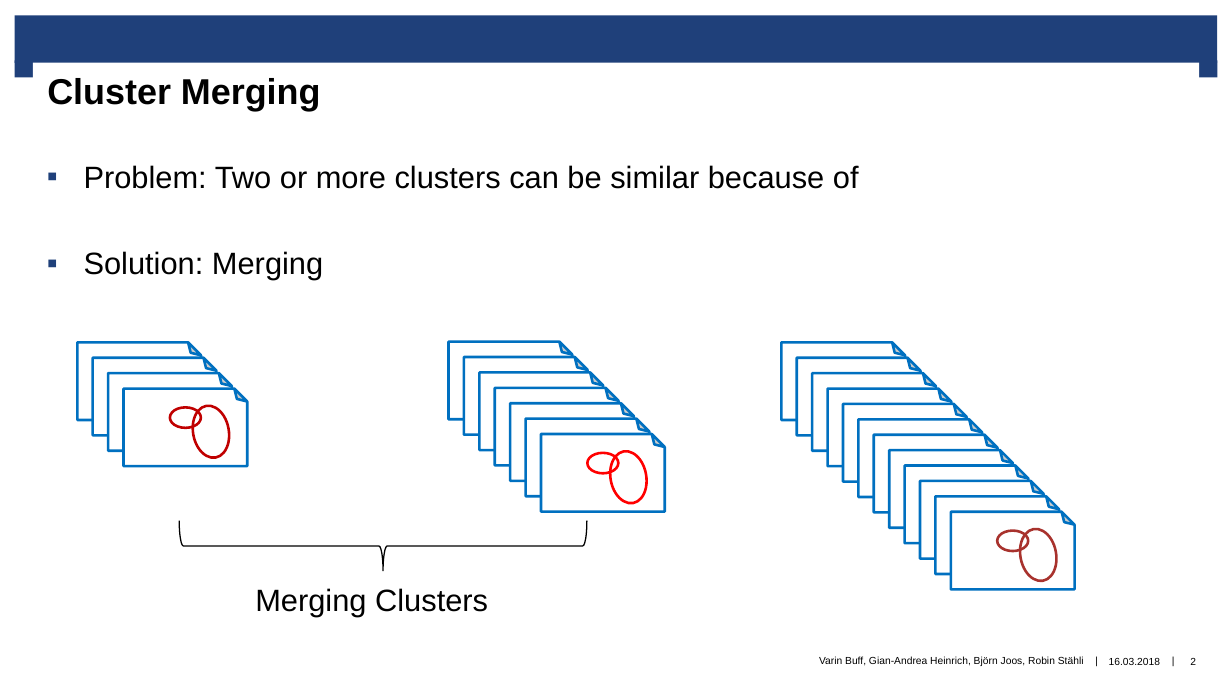
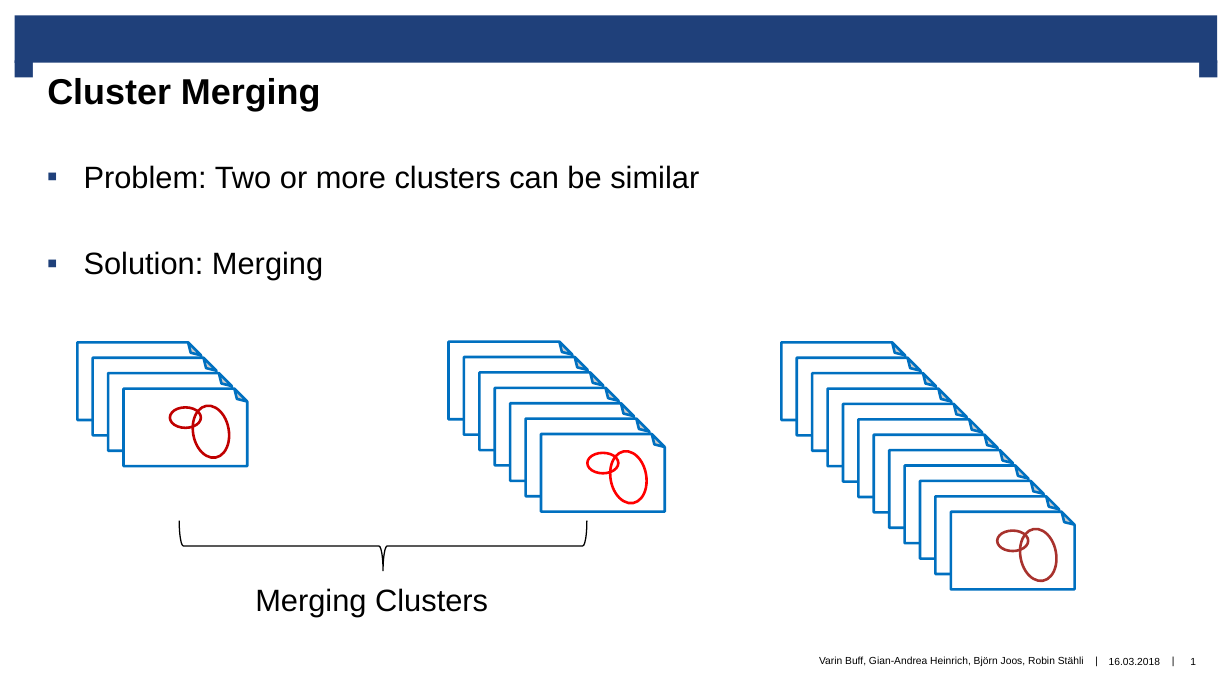
Before and after one commit to gian1312/suchen, a slide deck: slide 1 of PaperPresentation/Paper_Varin.pptx (slide 2 before the commit). Drawn at 1232x693 pixels with LibreOffice and Linux fonts; fonts in the diff are those of the drawing; background and template pictures are left out. Boxes give left, top, right and bottom in pixels: in the first picture for what was removed or moved away, otherwise in the second. Text is boxed around its words. In the diff, an @@ line names an element or a change of style, - is before the commit and + after.

```diff
--- a/PaperPresentation/Paper_Varin.pptx
+++ b/PaperPresentation/Paper_Varin.pptx
@@ text at <box>84,165,699,189</box>: text changed @@
-▪ Problem: Two or more clusters can be similar because of
+▪ Problem: Two or more clusters can be similar
@@ page number at <box>1190,658,1196,665</box>: text changed @@
-2
+1
```
Also in this commit, not shown: 2 other slides changed, 1 slide added.
